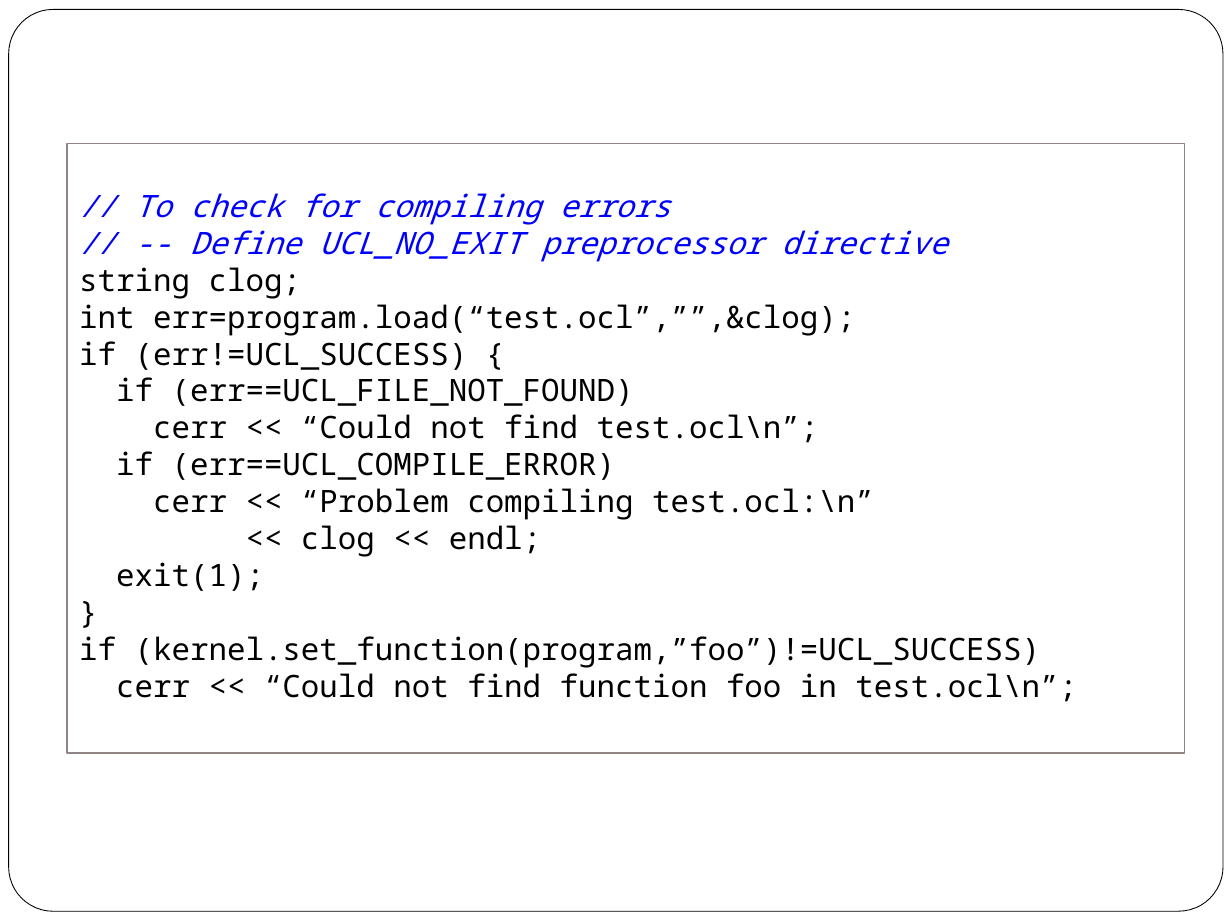
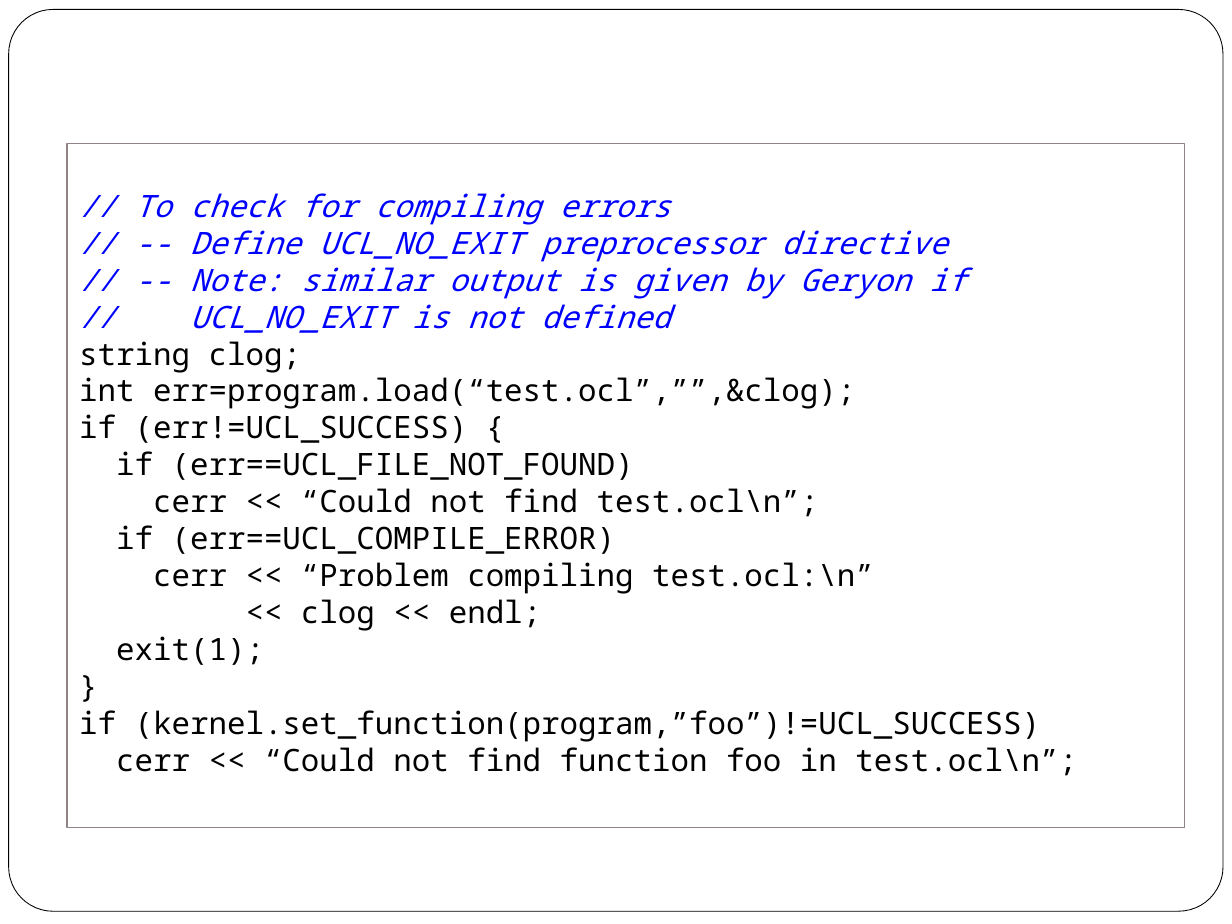
Before and after one commit to scicomp/geryon, a slide deck: slide 73 of geryon.pptx (slide 63 before the commit). Drawn at 1232x924 pixels with LibreOffice and Linux fonts; fonts in the diff are those of the drawing. Boxes give left, top, right and bottom in pixels: in the first picture for what was removed or moved away, otherwise in the second. Text is boxed around its words. In the diff, an @@ line names an element or a change of style, - is before the commit and + after.

Commit message:
Geryon: Updating example and documentation.

```diff
--- a/geryon.pptx
+++ b/geryon.pptx
@@ rectangle "// To check for compiling ...": place and size @@
-rectangle "// To check for compiling ..." at (67, 143, 1184, 753)
+rectangle "// To check for compiling ..." at (67, 143, 1184, 827)
@@ text in rectangle at (190, 260, 966, 333): paragraphs added @@
+// -- Note: similar output is given by Geryon if
+// UCL_NO_EXIT is not defined
```
Also in this commit, not shown: 10 other slides changed, 10 slides added, 2 other files.
